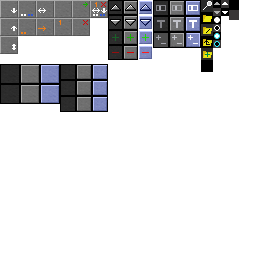
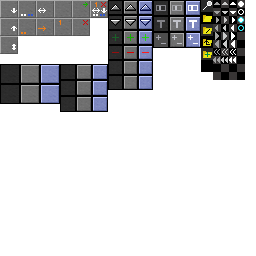
Layered file, before and after one edit (256 x 256). Changes by layer:
painted on "Icons" over box(138, 0, 244, 63)
painted on "Mockup" over box(108, 0, 245, 90)
